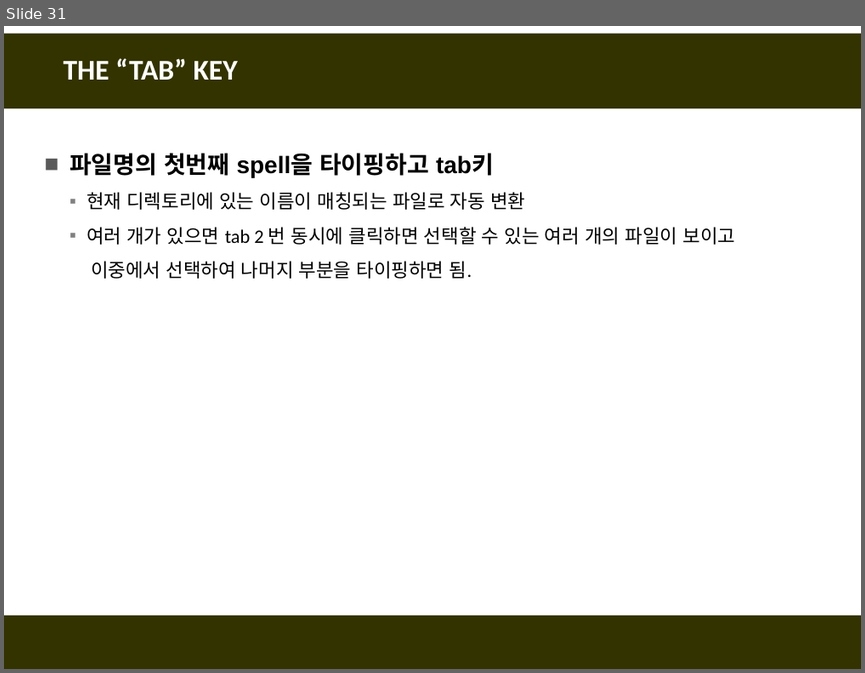
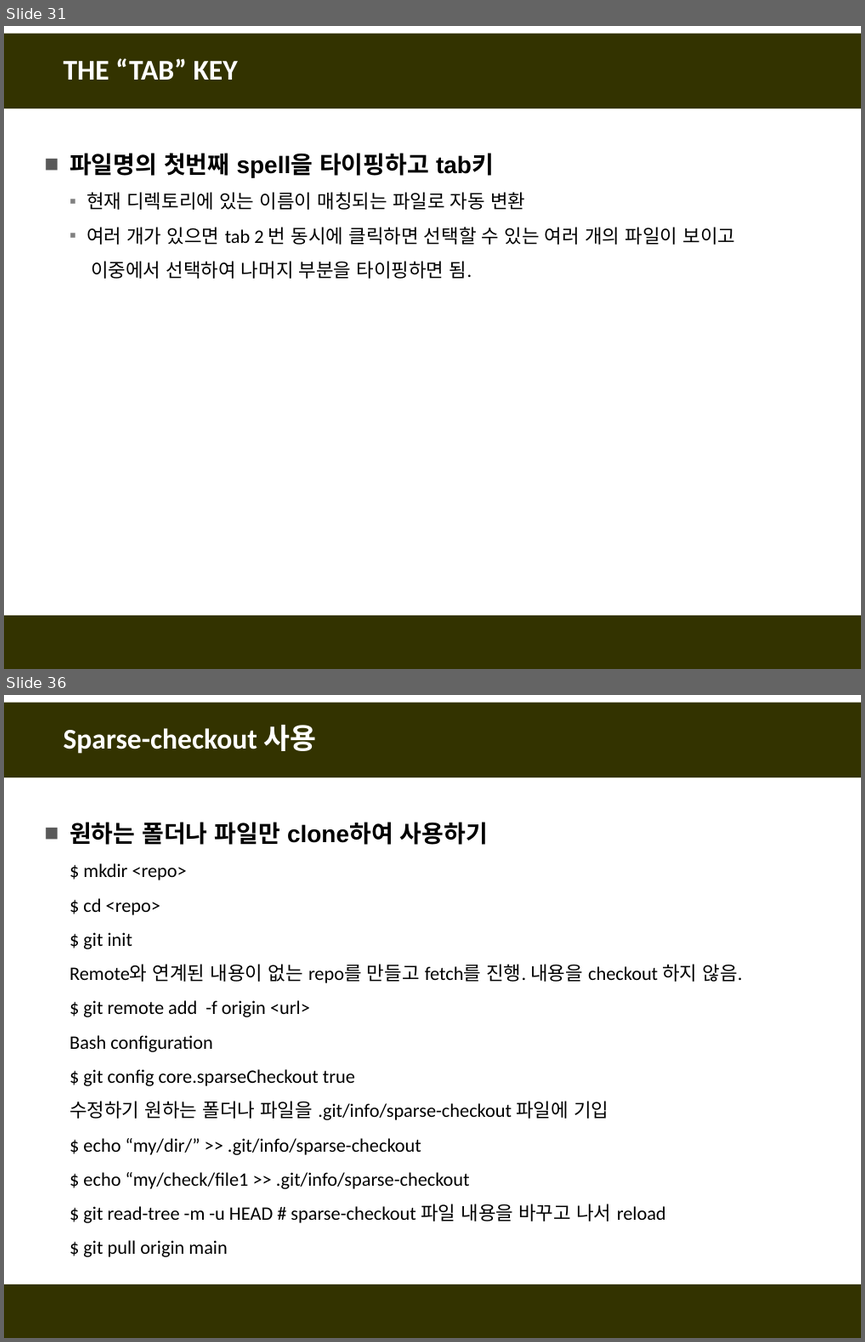
Before and after one commit to fasthill/github-lecture, a slide deck: git및github첫걸음11-명령어모음.pptx. Shown one above the other, each under a label of ours: slide 31 before the commit, slides 31 and 36 after it; the slides between them are not shown. The pictures are 865x673 and 865x1342 pixels, drawn with LibreOffice and Linux fonts; fonts in the diff are those of the drawing. Boxes give left, top, right and bottom in pixels: in the first picture for what was removed or moved away, otherwise in the second. Text is boxed around its words. In the diff, an @@ line names an element or a change of style, - is before the commit and + after.

```diff
--- a/git및github첫걸음11-명령어모음.pptx
+++ b/git및github첫걸음11-명령어모음.pptx
@@ slide 36 added at [4,695,861,1338], background #FFFFFF; not listed: 2 template elements that a slide beside it also shows @@
@@ title added at [64,725,317,754], 24 pt, text #FFFFFF, bold @@
+Sparse-checkout 사용
@@ text added at [69,822,743,1257], 16 pt, text #000000 @@
+■ 원하는 폴더나 파일만 clone하여 사용하기
+  $ mkdir <repo>
+  $ cd <repo>
+  $ git init
+  Remote와 연계된 내용이 없는 repo를 만들고 fetch를 진행. 내용을 checkout 하지 않음.
+  $ git remote add -f origin <url>
+  Bash configuration
+  $ git config core.sparseCheckout true
+  수정하기 원하는 폴더나 파일을 .git/info/sparse-checkout 파일에 기입
+  $ echo “my/dir/” >> .git/info/sparse-checkout
+  $ echo “my/check/file1 >> .git/info/sparse-checkout
+  $ git read-tree -m -u HEAD # sparse-checkout 파일 내용을 바꾸고 나서 reload
+  $ git pull origin main
```
Also in this commit, not shown: 4 other slides added.
